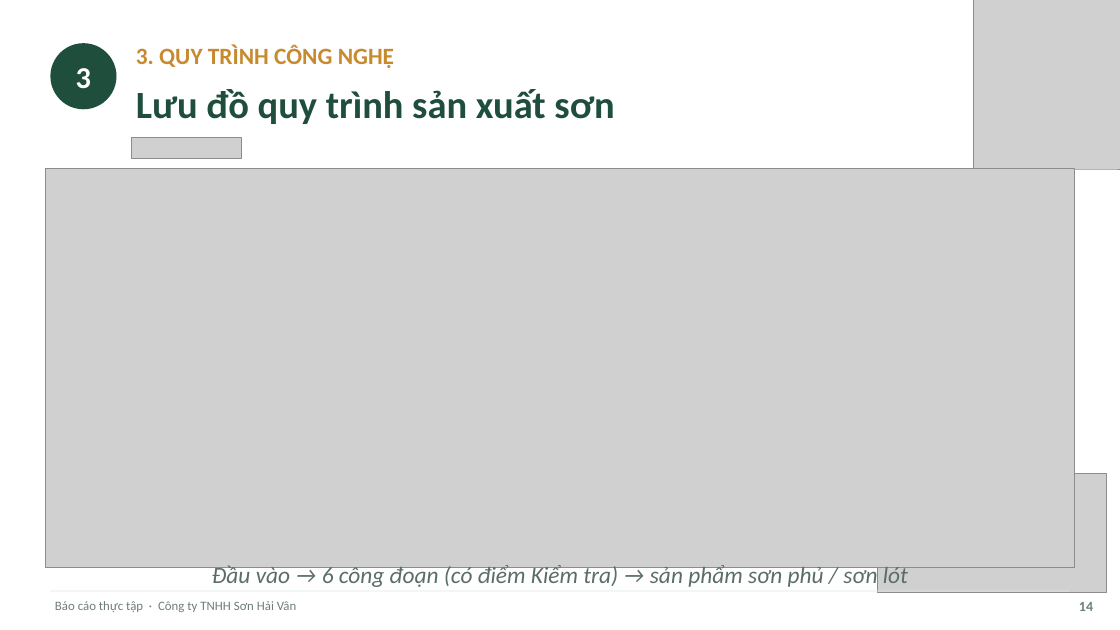
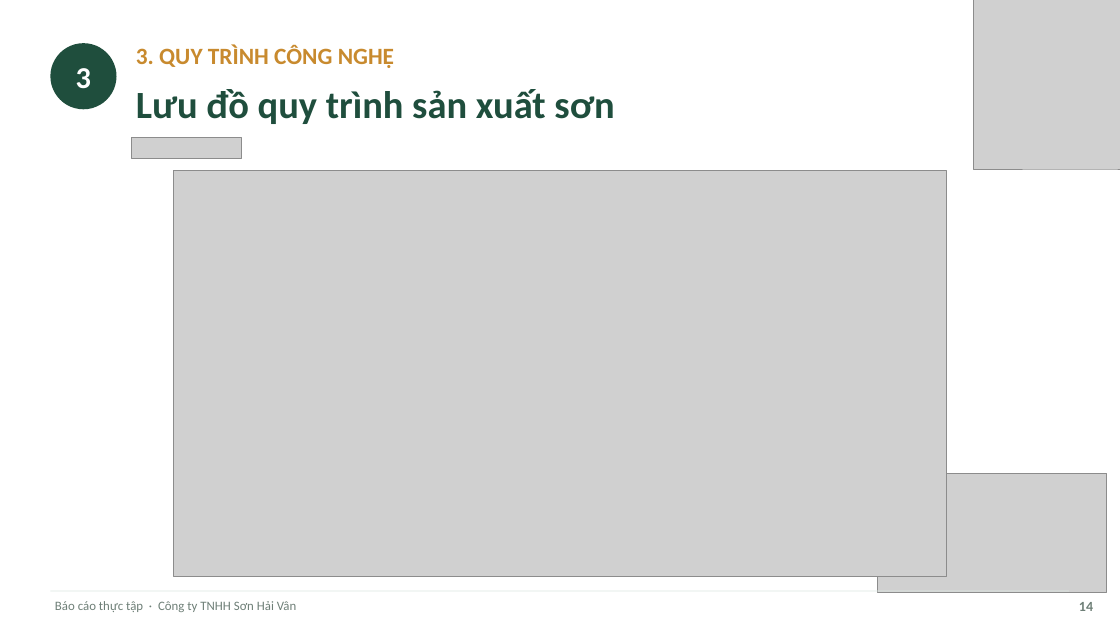
Before and after one commit to tranconcoder/pubic-resources, a slide deck: slide 14 of SuHeo/Báo cáo thực tập - Sơn Hải Vân.pptx. Drawn at 1120x630 pixels with LibreOffice and Linux fonts; fonts in the diff are those of the drawing; grey boxes stand for pictures. Boxes give left, top, right and bottom in pixels: in the first picture for what was removed or moved away, otherwise in the second. Text is boxed around its words. In the diff, an @@ line names an element or a change of style, - is before the commit and + after.

```diff
--- a/SuHeo/Báo cáo thực tập - Sơn Hải Vân.pptx
+++ b/SuHeo/Báo cáo thực tập - Sơn Hải Vân.pptx
@@ picture: place and size @@
-picture at (45,168,1075,568)
+picture at (174,171,947,576)
@@ text removed at (212,563,908,587) @@
-Đầu vào → 6 công đoạn (có điểm Kiểm tra) → sản phẩm sơn phủ / sơn lót
```
Also in this commit, not shown: 1 other file.
